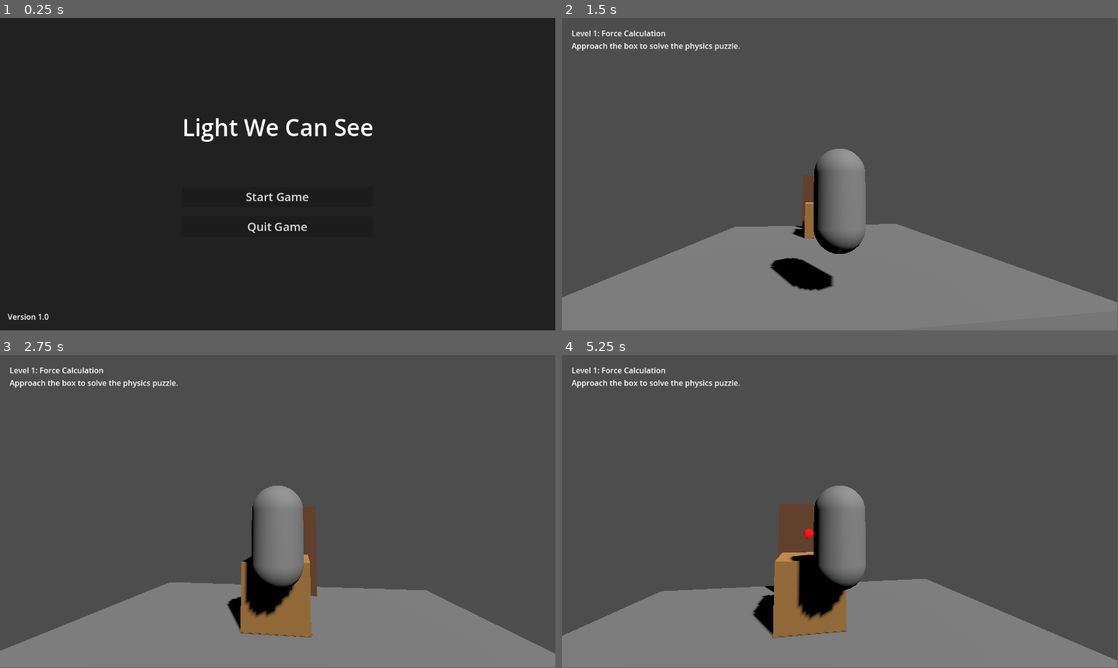
Above: before the commit, frames 1-4 (two rows, left to right).
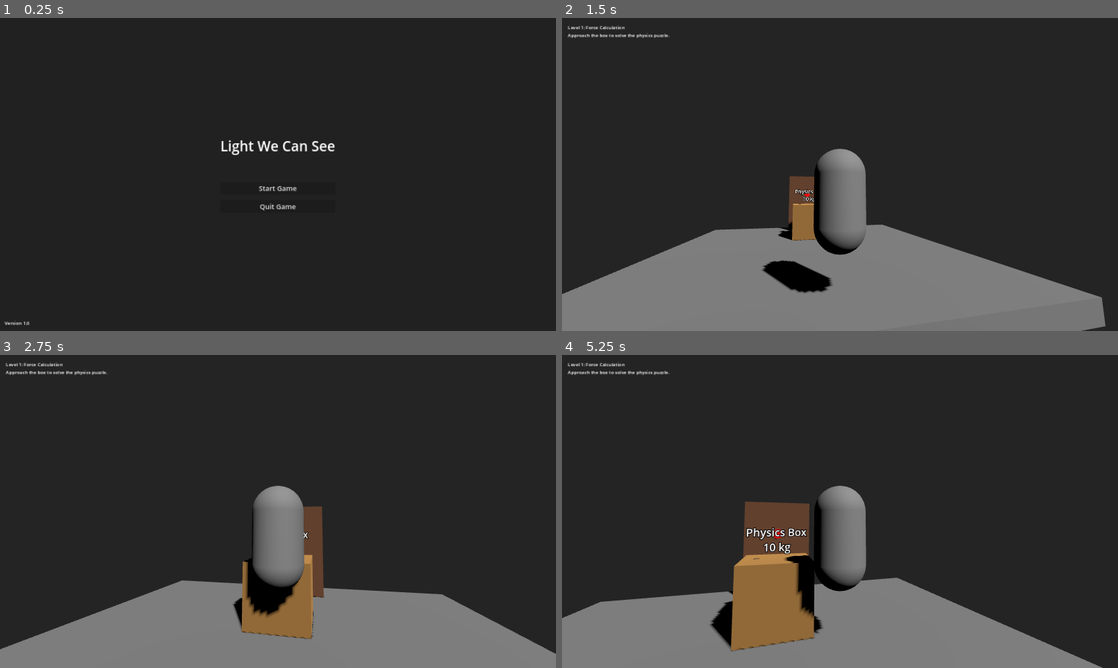
Above: after the commit, the same moments.

Repository: JacobSchantz/LightWeCanSee
Game: Godot game, scene res://scenes/main_menu.tscn
The game is run twice, just before and just after one commit, with the same random seed, the same clock (stepped at 60 frames per second) and the same inputs.
Inputs (mouse positions are in pixels of both pictures, inside the frame that each line leads up to):
- Up to frame 1 (0.25 s): no input
- Up to frame 2 (1.5 s): click "Start Game" at 0.5 s; tap Enter (ui_accept) at 1.25 s; move the mouse to (867, 171) at 1.27 s; hold Up (ui_up) from 1.28 s (still down); tap E (interact) at 1.35 s
- Up to frame 3 (2.75 s): keep holding Up (ui_up); tap Enter (ui_accept) at 1.52, 1.82, 2.27, 2.3, 2.57 s; tap Space (ui_select) at 1.55, 2.1 s; move the mouse to (250, 511) at 2.02 s
- Up to frame 4 (5.25 s): move the mouse to (851, 505) at 2.77 s; tap Enter (ui_accept) at 2.85, 3.5, 3.77, 4.07, 4.52, 4.55, 4.82 s; tap E (interact) at 3.05, 3.6 s; move the mouse to (834, 514) at 3.52 s; tap Space (ui_select) at 3.8, 4.35 s; move the mouse to (878, 514) at 4.27 s; tap Escape (ui_cancel) at 4.9 s; release Up (ui_up) at 5 s; click "Restart Level" at 5 s
In our replay, the window is 799x449 before the commit and 800x450 after it. These sizes can differ from the game's own. Grey fills any space a smaller window leaves; there, only what the larger window draws over its background counts as a difference.

The runs differ from the first frame. In frame 1, 1.7% of the frame differs, in the area x 0-67%, y 32-98%; in frame 2, 74%; in frame 3, 77%; in frame 4, 80%, in the area x 0-100%, y 0-100%.
Error in both runs: Attempt to call function 'play' in base 'null instance' on a null instance. (res://scripts/level_1.gd:49)

Commit message:
updated resolution

Diff:
--- /dev/null
+++ b/default_env.tres
@@ -0,0 +1,27 @@
+[gd_resource type="Environment" load_steps=3 format=3 uid="uid://bwegflnfkqjit"]
+
+[sub_resource type="ProceduralSkyMaterial" id="ProceduralSkyMaterial_3hh64"]
+sky_top_color = Color(0.329412, 0.454902, 0.847059, 1)
+sky_horizon_color = Color(0.717647, 0.8, 0.988235, 1)
+ground_bottom_color = Color(0.266667, 0.231373, 0.196078, 1)
+ground_horizon_color = Color(0.717647, 0.8, 0.988235, 1)
+
+[sub_resource type="Sky" id="Sky_6edcm"]
+sky_material = SubResource("ProceduralSkyMaterial_3hh64")
+
+[resource]
+background_mode = 2
+sky = SubResource("Sky_6edcm")
+ambient_light_source = 3
+ambient_light_color = Color(0.501961, 0.501961, 0.501961, 1)
+tonemap_mode = 2
+ssao_enabled = true
+ssao_radius = 3.0
+ssao_intensity = 1.5
+ssil_enabled = true
+glow_enabled = true
+glow_normalized = true
+glow_bloom = 0.1
+glow_blend_mode = 0
+volumetric_fog_enabled = true
+volumetric_fog_density = 0.01
--- a/project.godot
+++ b/project.godot
@@ -60,6 +60,22 @@
 3d_physics/layer_1="Player"
 3d_physics/layer_2="Interactable"
 
+[display]
+
+window/size/viewport_width=1920
+window/size/viewport_height=1080
+window/size/resizable=true
+window/size/window_width_override=1280
+window/size/window_height_override=720
+window/stretch/mode="canvas_items"
+window/stretch/aspect="keep_height"
+
 [rendering]
 
 renderer/rendering_method="gl_compatibility"
+anti_aliasing/quality/msaa_2d=2
+anti_aliasing/quality/msaa_3d=2
+anti_aliasing/quality/screen_space_aa=1
+environment/defaults/default_clear_color=Color(0.14, 0.14, 0.14, 1.0)
+environment/default_environment="res://default_env.tres"
+quality/filters/msaa=2
--- /dev/null
+++ b/scenes/force_demo.tscn
@@ -0,0 +1,108 @@
+[gd_scene load_steps=9 format=3 uid="uid://b7x0mxkd8ck33"]
+
+[ext_resource type="Script" path="res://scripts/base_level.gd" id="1_auhbi"]
+[ext_resource type="PackedScene" uid="uid://dccutkhjc0ydt" path="res://scenes/player.tscn" id="2_h8lvw"]
+[ext_resource type="PackedScene" uid="uid://bw5mpcq2fmypw" path="res://scenes/pushable_box.tscn" id="3_1jc8l"]
+
+[sub_resource type="BoxMesh" id="BoxMesh_smpvs"]
+size = Vector3(20, 0.5, 20)
+
+[sub_resource type="StandardMaterial3D" id="StandardMaterial3D_7x7d7"]
+albedo_color = Color(0.352941, 0.352941, 0.352941, 1)
+
+[sub_resource type="BoxShape3D" id="BoxShape3D_hkw77"]
+size = Vector3(20, 0.5, 20)
+
+[sub_resource type="BoxMesh" id="BoxMesh_gv24h"]
+size = Vector3(20, 5, 1)
+
+[sub_resource type="BoxShape3D" id="BoxShape3D_dxl4v"]
+size = Vector3(20, 5, 1)
+
+[node name="ForceDemo" type="Node3D"]
+script = ExtResource("1_auhbi")
+
+[node name="Environment" type="Node3D" parent="."]
+
+[node name="Floor" type="StaticBody3D" parent="Environment"]
+transform = Transform3D(1, 0, 0, 0, 1, 0, 0, 0, 1, 0, -0.25, 0)
+
+[node name="MeshInstance3D" type="MeshInstance3D" parent="Environment/Floor"]
+mesh = SubResource("BoxMesh_smpvs")
+surface_material_override/0 = SubResource("StandardMaterial3D_7x7d7")
+
+[node name="CollisionShape3D" type="CollisionShape3D" parent="Environment/Floor"]
+shape = SubResource("BoxShape3D_hkw77")
+
+[node name="Wall1" type="StaticBody3D" parent="Environment"]
+transform = Transform3D(1, 0, 0, 0, 1, 0, 0, 0, 1, 0, 2.5, -10)
+
+[node name="MeshInstance3D" type="MeshInstance3D" parent="Environment/Wall1"]
+mesh = SubResource("BoxMesh_gv24h")
+
+[node name="CollisionShape3D" type="CollisionShape3D" parent="Environment/Wall1"]
+shape = SubResource("BoxShape3D_dxl4v")
+
+[node name="Wall2" type="StaticBody3D" parent="Environment"]
+transform = Transform3D(1, 0, 0, 0, 1, 0, 0, 0, 1, 0, 2.5, 10)
+
+[node name="MeshInstance3D" type="MeshInstance3D" parent="Environment/Wall2"]
+mesh = SubResource("BoxMesh_gv24h")
+
+[node name="CollisionShape3D" type="CollisionShape3D" parent="Environment/Wall2"]
+shape = SubResource("BoxShape3D_dxl4v")
+
+[node name="Wall3" type="StaticBody3D" parent="Environment"]
+transform = Transform3D(-4.37114e-08, 0, 1, 0, 1, 0, -1, 0, -4.37114e-08, -10, 2.5, 0)
+
+[node name="MeshInstance3D" type="MeshInstance3D" parent="Environment/Wall3"]
+mesh = SubResource("BoxMesh_gv24h")
+
+[node name="CollisionShape3D" type="CollisionShape3D" parent="Environment/Wall3"]
+shape = SubResource("BoxShape3D_dxl4v")
+
+[node name="Wall4" type="StaticBody3D" parent="Environment"]
+transform = Transform3D(-4.37114e-08, 0, 1, 0, 1, 0, -1, 0, -4.37114e-08, 10, 2.5, 0)
+
+[node name="MeshInstance3D" type="MeshInstance3D" parent="Environment/Wall4"]
+mesh = SubResource("BoxMesh_gv24h")
+
+[node name="CollisionShape3D" type="CollisionShape3D" parent="Environment/Wall4"]
+shape = SubResource("BoxShape3D_dxl4v")
+
+[node name="DirectionalLight3D" type="DirectionalLight3D" parent="Environment"]
+transform = Transform3D(0.866025, -0.25, 0.433013, 0, 0.866025, 0.5, -0.5, -0.433013, 0.75, 0, 5, 0)
+shadow_enabled = true
+
+[node name="Player" parent="." instance=ExtResource("2_h8lvw")]
+transform = Transform3D(1, 0, 0, 0, 1, 0, 0, 0, 1, 0, 1, 8)
+
+[node name="PushableBoxes" type="Node3D" parent="."]
+
+[node name="PushableBox1" parent="PushableBoxes" instance=ExtResource("3_1jc8l")]
+transform = Transform3D(1, 0, 0, 0, 1, 0, 0, 0, 1, -5, 1, 0)
+mass = 5.0
+object_name = "Light Box"
+
+[node name="PushableBox2" parent="PushableBoxes" instance=ExtResource("3_1jc8l")]
+transform = Transform3D(1, 0, 0, 0, 1, 0, 0, 0, 1, 0, 1, 0)
+mass = 15.0
+object_name = "Medium Box"
+
+[node name="PushableBox3" parent="PushableBoxes" instance=ExtResource("3_1jc8l")]
+transform = Transform3D(1, 0, 0, 0, 1, 0, 0, 0, 1, 5, 1, 0)
+mass = 30.0
+object_name = "Heavy Box"
+
+[node name="Instructions" type="Label3D" parent="."]
+transform = Transform3D(1, 0, 0, 0, 1, 0, 0, 0, 1, 0, 4, -9)
+pixel_size = 0.01
+text = "Force Indicator Demo
+
+1. Interact with boxes using E key
+2. Adjust force using Up/Down arrows
+3. Apply force with Space
+4. Cancel with Escape
+
+Boxes have different masses: 5kg, 15kg, and 30kg"
+font_size = 64
--- /dev/null
+++ b/scenes/force_indicator.tscn
@@ -0,0 +1,52 @@
+[gd_scene load_steps=2 format=3 uid="uid://bgxm2iodfnqt1"]
+
+[ext_resource type="Script" path="res://scripts/force_indicator.gd" id="1_gy7bo"]
+
+[node name="ForceIndicator" type="Control"]
+layout_mode = 3
+anchors_preset = 5
+anchor_left = 0.5
+anchor_right = 0.5
+offset_left = -200.0
+offset_top = 20.0
+offset_right = 200.0
+offset_bottom = 100.0
+grow_horizontal = 2
+script = ExtResource("1_gy7bo")
+
+[node name="Panel" type="Panel" parent="."]
+layout_mode = 1
+anchors_preset = 15
+anchor_right = 1.0
+anchor_bottom = 1.0
+grow_horizontal = 2
+grow_vertical = 2
+
+[node name="Label" type="Label" parent="."]
+layout_mode = 1
+anchors_preset = 5
+anchor_left = 0.5
+anchor_right = 0.5
+offset_left = -188.0
+offset_top = 10.0
+offset_right = 188.0
+offset_bottom = 36.0
+grow_horizontal = 2
+text = "Force: 0.0 N"
+horizontal_alignment = 1
+
+[node name="ProgressBar" type="ProgressBar" parent="."]
+layout_mode = 1
+anchors_preset = 8
+anchor_left = 0.5
+anchor_top = 0.5
+anchor_right = 0.5
+anchor_bottom = 0.5
+offset_left = -180.0
+offset_top = 1.0
+offset_right = 180.0
+offset_bottom = 28.0
+grow_horizontal = 2
+grow_vertical = 2
+max_value = 100.0
+step = 0.1
--- /dev/null
+++ b/scenes/force_meter_3d.tscn
@@ -0,0 +1,27 @@
+[gd_scene load_steps=4 format=3 uid="uid://do8adcxv6e3hl"]
+
+[ext_resource type="Script" path="res://scripts/force_meter_3d.gd" id="1_i3o84"]
+
+[sub_resource type="BoxMesh" id="BoxMesh_fxynj"]
+size = Vector3(1, 0.1, 0.1)
+
+[sub_resource type="StandardMaterial3D" id="StandardMaterial3D_uecpb"]
+albedo_color = Color(0.266667, 0.584314, 0.933333, 1)
+emission_enabled = true
+emission = Color(0.266667, 0.584314, 0.933333, 1)
+emission_energy_multiplier = 2.0
+
+[node name="ForceMeter3D" type="Node3D"]
+script = ExtResource("1_i3o84")
+
+[node name="ForceBar" type="MeshInstance3D" parent="."]
+transform = Transform3D(0, 0, 0, 0, 1, 0, 0, 0, 1, 0, 0, 0)
+mesh = SubResource("BoxMesh_fxynj")
+surface_material_override/0 = SubResource("StandardMaterial3D_uecpb")
+
+[node name="ForceValue" type="Label3D" parent="."]
+transform = Transform3D(1, 0, 0, 0, 1, 0, 0, 0, 1, 0, 0.2, 0)
+pixel_size = 0.003
+text = "0.0 N"
+font_size = 48
+outline_size = 2
--- a/scenes/level_1.tscn
+++ b/scenes/level_1.tscn
@@ -90,6 +90,12 @@
 [node name="CollisionShape3D" type="CollisionShape3D" parent="PhysicsObjects/Box"]
 shape = SubResource("BoxShape3D_55qm2")
 
+[node name="BoxLabel" type="Label3D" parent="PhysicsObjects/Box"]
+transform = Transform3D(1, 0, 0, 0, 1, 0, 0, 0, 1, 0, 1.0, 0)
+pixel_size = 0.005
+text = "Physics Box\n10 kg\nF = m × a"
+font_size = 48
+
 [node name="InteractArea" type="Area3D" parent="PhysicsObjects/Box"]
 collision_layer = 2
 collision_mask = 3
--- a/scenes/player.tscn
+++ b/scenes/player.tscn
@@ -1,6 +1,7 @@
-[gd_scene load_steps=4 format=3 uid="uid://dccutkhjc0ydt"]
+[gd_scene load_steps=5 format=3 uid="uid://dccutkhjc0ydt"]
 
 [ext_resource type="Script" path="res://scripts/player.gd" id="1_1yqnb"]
+[ext_resource type="PackedScene" uid="uid://bgxm2iodfnqt1" path="res://scenes/force_indicator.tscn" id="2_dxnkl"]
 
 [sub_resource type="CapsuleMesh" id="CapsuleMesh_k1vb1"]
 
@@ -28,3 +29,14 @@
 target_position = Vector3(0, 0, -2)
 collision_mask = 2
 collide_with_areas = true
+
+[node name="UI" type="Control" parent="."]
+layout_mode = 3
+anchors_preset = 15
+anchor_right = 1.0
+anchor_bottom = 1.0
+grow_horizontal = 2
+grow_vertical = 2
+
+[node name="ForceIndicator" parent="UI" instance=ExtResource("2_dxnkl")]
+visible = false
--- /dev/null
+++ b/scenes/pushable_box.tscn
@@ -0,0 +1,41 @@
+[gd_scene load_steps=5 format=3 uid="uid://bw5mpcq2fmypw"]
+
+[ext_resource type="Script" path="res://scripts/pushable_object.gd" id="1_xo42u"]
+
+[sub_resource type="BoxMesh" id="BoxMesh_ojcbu"]
+size = Vector3(1.5, 1.5, 1.5)
+
+[sub_resource type="StandardMaterial3D" id="StandardMaterial3D_t4g8o"]
+albedo_color = Color(0.698039, 0.501961, 0.25098, 1)
+
+[sub_resource type="BoxShape3D" id="BoxShape3D_n3k7o"]
+size = Vector3(1.5, 1.5, 1.5)
+
+[node name="PushableBox" type="RigidBody3D"]
+mass = 10.0
+script = ExtResource("1_xo42u")
+
+[node name="MeshInstance3D" type="MeshInstance3D" parent="."]
+mesh = SubResource("BoxMesh_ojcbu")
+surface_material_override/0 = SubResource("StandardMaterial3D_t4g8o")
+
+[node name="CollisionShape3D" type="CollisionShape3D" parent="."]
+shape = SubResource("BoxShape3D_n3k7o")
+
+[node name="BoxLabel" type="Label3D" parent="."]
+transform = Transform3D(1, 0, 0, 0, 1, 0, 0, 0, 1, 0, 1.2, 0)
+pixel_size = 0.005
+text = "Box"
+font_size = 64
+
+[node name="InteractionArea" type="Area3D" parent="."]
+collision_layer = 4
+collision_mask = 2
+
+[node name="CollisionShape3D" type="CollisionShape3D" parent="InteractionArea"]
+transform = Transform3D(1, 0, 0, 0, 1, 0, 0, 0, 1, 0, 0, 0)
+shape = SubResource("BoxShape3D_n3k7o")
+scale = Vector3(1.5, 1.5, 1.5)
+
+[connection signal="body_entered" from="InteractionArea" to="." method="player_entered"]
+[connection signal="body_exited" from="InteractionArea" to="." method="player_exited"]
--- /dev/null
+++ b/scripts/force_indicator.gd
@@ -0,0 +1,59 @@
+extends Control
+
+@onready var progress_bar = $ProgressBar
+@onready var force_label = $Label
+
+var max_force = 100.0
+var current_force = 0.0
+var is_active = false
+var fade_timer = 0.0
+var fade_duration = 1.0
+
+func _ready():
+	# Initialize the progress bar
+	progress_bar.max_value = max_force
+	progress_bar.value = 0
+
+	# Hide the indicator initially
+	visible = false
+
+func _process(delta):
+	# Handle fading when force is no longer applied
+	if !is_active and visible:
+		fade_timer += delta
+		if fade_timer >= fade_duration:
+			visible = false
+			fade_timer = 0.0
+		else:
+			# Fade out the indicator
+			modulate.a = 1.0 - (fade_timer / fade_duration)
+
+# Show and update the force indicator
+func show_force(force_amount, object_name=""):
+	current_force = clamp(force_amount, 0.0, max_force)
+	progress_bar.value = current_force
+
+	# Format the force value to display (convert to Newtons)
+	var force_text = "%.1f N" % current_force
+
+	# Show object name if provided
+	if object_name != "":
+		force_label.text = "%s: %s" % [object_name, force_text]
+	else:
+		force_label.text = force_text
+
+	# Show and reset the indicator
+	visible = true
+	modulate.a = 1.0
+	is_active = true
+	fade_timer = 0.0
+
+	# Adjust color based on force amount (green to yellow to red)
+	var force_ratio = current_force / max_force
+	var color = Color.GREEN.lerp(Color.RED, force_ratio)
+	progress_bar.modulate = color
+
+# Called when force is no longer being applied
+func hide_force():
+	is_active = false
+	# Will start fading out in _process
--- /dev/null
+++ b/scripts/force_meter_3d.gd
@@ -0,0 +1,57 @@
+extends Node3D
+
+@onready var force_bar = $ForceBar
+@onready var force_value = $ForceValue
+
+var max_force = 100.0
+var min_color = Color(0.0, 0.8, 0.2)  # Green
+var max_color = Color(1.0, 0.0, 0.0)  # Red
+var neutral_color = Color(0.267, 0.584, 0.933)  # Blue
+
+# Initialize the force meter
+func _ready():
+	# Hide the force meter initially
+	visible = false
+
+	# Set initial scale to zero
+	force_bar.scale.x = 0.0
+
+# Update the force meter appearance based on current force
+func update_force(force_amount):
+	# Ensure the force is in valid range
+	var clamped_force = clamp(force_amount, 0.0, max_force)
+
+	# Calculate the percentage of maximum force
+	var force_percent = clamped_force / max_force
+
+	# Update the bar length based on force
+	force_bar.scale.x = force_percent
+
+	# Center the bar based on new scale
+	force_bar.position.x = force_percent * 0.5
+
+	# Update the text
+	force_value.text = "%.1f N" % clamped_force
+
+	# Change color based on force intensity
+	if clamped_force > 0:
+		var material = force_bar.get_surface_override_material(0).duplicate()
+		var color = min_color.lerp(max_color, force_percent)
+		material.albedo_color = color
+		material.emission = color
+		force_bar.set_surface_override_material(0, material)
+		force_value.modulate = color
+	else:
+		var material = force_bar.get_surface_override_material(0).duplicate()
+		material.albedo_color = neutral_color
+		material.emission = neutral_color
+		force_bar.set_surface_override_material(0, material)
+		force_value.modulate = neutral_color
+
+# Show the force meter
+func show_meter():
+	visible = true
+
+# Hide the force meter
+func hide_meter():
+	visible = false
--- a/scripts/level_manager.gd
+++ b/scripts/level_manager.gd
@@ -10,7 +10,8 @@
 	# Register the levels
 	levels = [
 		preload("res://scenes/level_1.tscn"),
-		preload("res://scenes/level_2.tscn")
+		preload("res://scenes/level_2.tscn"),
+		preload("res://scenes/force_demo.tscn")
 	]
 
 	load_level(current_level)
--- a/scripts/player.gd
+++ b/scripts/player.gd
@@ -14,9 +14,18 @@
 var min_pitch = -50.0
 var max_pitch = 70.0
 
+# Force interaction
+const FORCE_MIN = 0.0
+const FORCE_MAX = 100.0
+const FORCE_INCREMENT = 5.0
+var current_force = 0.0
+var current_pushable_object = null
+var is_applying_force = false
+
 @onready var pivot = $CameraPivot
 @onready var camera = $CameraPivot/Camera3D
 @onready var interaction_ray = $InteractionRay
+@onready var force_indicator = $UI/ForceIndicator
 
 # Get the gravity from the project settings to be synced with RigidBody nodes
 var gravity = ProjectSettings.get_setting("physics/3d/default_gravity")
@@ -48,6 +57,26 @@
 	# Handle Jump
 	if Input.is_action_just_pressed("ui_accept") and is_on_floor():
 		velocity.y = JUMP_VELOCITY
+
+	# Handle force application
+	if is_applying_force:
+		# Increase force when up arrow is pressed
+		if Input.is_action_just_pressed("ui_up"):
+			current_force = min(current_force + FORCE_INCREMENT, FORCE_MAX)
+			update_push_object()
+
+		# Decrease force when down arrow is pressed
+		elif Input.is_action_just_pressed("ui_down"):
+			current_force = max(current_force - FORCE_INCREMENT, FORCE_MIN)
+			update_push_object()
+
+		# Apply the force when space is pressed
+		if Input.is_action_just_pressed("ui_select"):
+			apply_force()
+
+		# Cancel force application
+		if Input.is_action_just_pressed("ui_cancel") or not is_interacting_with_pushable():
+			end_force_interaction()
 
 	# Get the input direction
 	# Note: Reversing up/down to fix the flipped forward/backward movement
@@ -83,7 +112,11 @@
 		if interaction_ray.is_colliding():
 			var collider = interaction_ray.get_collider()
 			if collider.has_method("interact"):
-				collider.interact(self)
+				# If it's a pushable object, start force interaction
+				if collider is RigidBody3D and collider.has_method("start_push"):
+					start_force_interaction(collider)
+				else:
+					collider.interact()
 
 func _input(event):
 	if event is InputEventMouseMotion:
@@ -120,3 +153,90 @@
 		var level_manager = get_node("/root/LevelManager")
 		if level_manager.has_method("play_respawn_effect"):
 			level_manager.play_respawn_effect()
+
+# ---------- Force Interaction Methods ----------
+
+# Start applying force to an object
+func start_force_interaction(object):
+	if object and object.has_method("start_push"):
+		current_pushable_object = object
+		is_applying_force = true
+		current_force = FORCE_MIN
+
+		# Get direction from player to object for pushing
+		var push_direction = -transform.basis.z  # Forward direction
+		object.start_push(push_direction)
+		object.update_force(current_force)
+
+		# Show force indicator with object mass
+		if force_indicator:
+			var object_name = "Box"
+			var mass = 10.0
+
+			# Get object name and mass if available
+			if object.has_method("get_object_name"):
+				object_name = object.get_object_name()
+			if object.has_property("mass"):
+				mass = object.mass
+			elif object.has_property("mass_kg"):
+				mass = object.mass_kg
+
+			# Format object info with mass
+			var object_info = object_name + " (" + str(mass) + " kg)"
+			force_indicator.show_force(current_force, object_info)
+			force_indicator.visible = true
+
+# Update the force being applied to the object
+func update_push_object():
+	if current_pushable_object and is_applying_force:
+		current_pushable_object.update_force(current_force)
+
+		# Update force indicator display
+		if force_indicator and force_indicator.visible:
+			var object_name = "Box"
+			var mass = 10.0
+
+			# Get object name and mass if available
+			if current_pushable_object.has_method("get_object_name"):
+				object_name = current_pushable_object.get_object_name()
+			if current_pushable_object.has_property("mass"):
+				mass = current_pushable_object.mass
+			elif current_pushable_object.has_property("mass_kg"):
+				mass = current_pushable_object.mass_kg
+
+			# Format object info with mass
+			var object_info = object_name + " (" + str(mass) + " kg)"
+			force_indicator.show_force(current_force, object_info)
+
+# Actually apply the accumulated force
+func apply_force():
+	if current_pushable_object and is_applying_force:
+		# The force is already being applied in the physics process via update_force
+		# This method can be expanded if you want to apply an additional impulse
+		pass
+
+# End the force interaction
+func end_force_interaction():
+	if current_pushable_object and current_pushable_object.has_method("end_push"):
+		current_pushable_object.end_push()
+
+	current_pushable_object = null
+	is_applying_force = false
+	current_force = FORCE_MIN
+
+	# Hide the force indicator
+	if force_indicator:
+		force_indicator.hide_force()
+		force_indicator.visible = false
+
+# Check if still interacting with a pushable object
+func is_interacting_with_pushable():
+	if not current_pushable_object:
+		return false
+
+	# Check if still pointing at the object
+	if interaction_ray.is_colliding():
+		var collider = interaction_ray.get_collider()
+		return collider == current_pushable_object
+
+	return false
--- /dev/null
+++ b/scripts/pushable_object.gd
@@ -0,0 +1,139 @@
+extends RigidBody3D
+
+signal force_applied(amount, object_name)
+signal force_released
+
+@export var object_name = "Box"
+@export var mass_kg = 10.0
+@export var force_multiplier = 1.0
+@export var max_applied_force = 100.0
+@export var highlight_color: Color = Color(1.0, 0.8, 0.4, 1.0)
+
+var original_materials = []
+var is_player_near = false
+var applied_force = 0.0
+var is_being_pushed = false
+var push_direction = Vector3.ZERO
+var force_meter = null
+
+# Reference to components
+@onready var mesh_instance = $MeshInstance3D
+@onready var box_label = $BoxLabel
+
+func _ready():
+	# Store original materials for highlighting later
+	if mesh_instance:
+		if mesh_instance.get_surface_override_material_count() > 0:
+			for i in range(mesh_instance.get_surface_override_material_count()):
+				original_materials.append(mesh_instance.get_surface_override_material(i))
+		elif mesh_instance.mesh and mesh_instance.mesh.get_material():
+			original_materials.append(mesh_instance.mesh.get_material())
+
+	# Set the mass
+	mass = mass_kg
+
+	# Initialize the box label
+	if box_label:
+		box_label.text = "%s\n%d kg" % [object_name, mass_kg]
+		box_label.modulate = Color(1, 1, 1, 1)
+
+	# Create and add the 3D force meter
+	var force_meter_scene = load("res://scenes/force_meter_3d.tscn")
+	force_meter = force_meter_scene.instantiate()
+	# Position the force meter slightly to the side of the box
+	force_meter.transform.origin = Vector3(0, 1.5, 0)
+	add_child(force_meter)
+	force_meter.hide_meter()
+
+func _physics_process(delta):
+	if is_being_pushed and applied_force > 0:
+		# Apply the force in the push direction
+		apply_central_force(push_direction * applied_force)
+
+		# Visual feedback based on force
+		var movement_feedback = min(applied_force / max_applied_force, 1.0)
+		if mesh_instance and mesh_instance.get_surface_override_material_count() > 0:
+			var material = mesh_instance.get_surface_override_material(0).duplicate()
+			material.albedo_color = material.albedo_color.lerp(highlight_color, movement_feedback * 0.5)
+			mesh_instance.set_surface_override_material(0, material)
+
+		# Update the force label
+		if box_label:
+			box_label.text = "%s\n%d kg\nForce: %.1f N" % [object_name, mass_kg, applied_force]
+			var force_color = Color.GREEN.lerp(Color.RED, movement_feedback)
+			box_label.modulate = force_color
+
+		# Update the 3D force meter
+		if force_meter:
+			force_meter.show_meter()
+			force_meter.update_force(applied_force)
+
+			# Orient force meter based on push direction
+			var look_at_pos = global_transform.origin + push_direction * 2.0
+			force_meter.look_at(look_at_pos, Vector3.UP)
+
+# Called when player starts interaction
+func start_push(direction):
+	is_being_pushed = true
+	push_direction = direction.normalized()
+
+func update_force(amount):
+	applied_force = clamp(amount * force_multiplier, 0, max_applied_force)
+	emit_signal("force_applied", applied_force, object_name)
+
+# Called when player ends interaction
+func end_push():
+	is_being_pushed = false
+	applied_force = 0
+	push_direction = Vector3.ZERO
+	emit_signal("force_released")
+
+	# Reset material
+	if mesh_instance and original_materials.size() > 0:
+		for i in range(original_materials.size()):
+			if i < mesh_instance.get_surface_override_material_count():
+				mesh_instance.set_surface_override_material(i, original_materials[i])
+
+	# Reset the label
+	if box_label:
+		box_label.text = "%s\n%d kg" % [object_name, mass_kg]
+		box_label.modulate = Color(1, 1, 1, 1)
+
+	# Hide the force meter
+	if force_meter:
+		force_meter.hide_meter()
+
+# Interact with this object
+func interact():
+	print("Interacting with ", object_name)
+	# This is called when player initially interacts with object
+	return true
+
+# Player entered range of object
+func player_entered(player):
+	is_player_near = true
+	highlight(true)
+
+# Player exited range of object
+func player_exited(player):
+	is_player_near = false
+	highlight(false)
+	end_push()
+
+# Toggle highlight effect
+func highlight(enable):
+	if enable:
+		if mesh_instance and mesh_instance.get_surface_override_material_count() > 0:
+			var highlight_material = mesh_instance.get_surface_override_material(0).duplicate()
+			highlight_material.albedo_color = highlight_material.albedo_color.lerp(highlight_color, 0.3)
+			mesh_instance.set_surface_override_material(0, highlight_material)
+	else:
+		# Reset to original material
+		if mesh_instance and original_materials.size() > 0:
+			for i in range(original_materials.size()):
+				if i < mesh_instance.get_surface_override_material_count():
+					mesh_instance.set_surface_override_material(i, original_materials[i])
+
+# Get the name of this object (for UI display)
+func get_object_name():
+	return object_name
